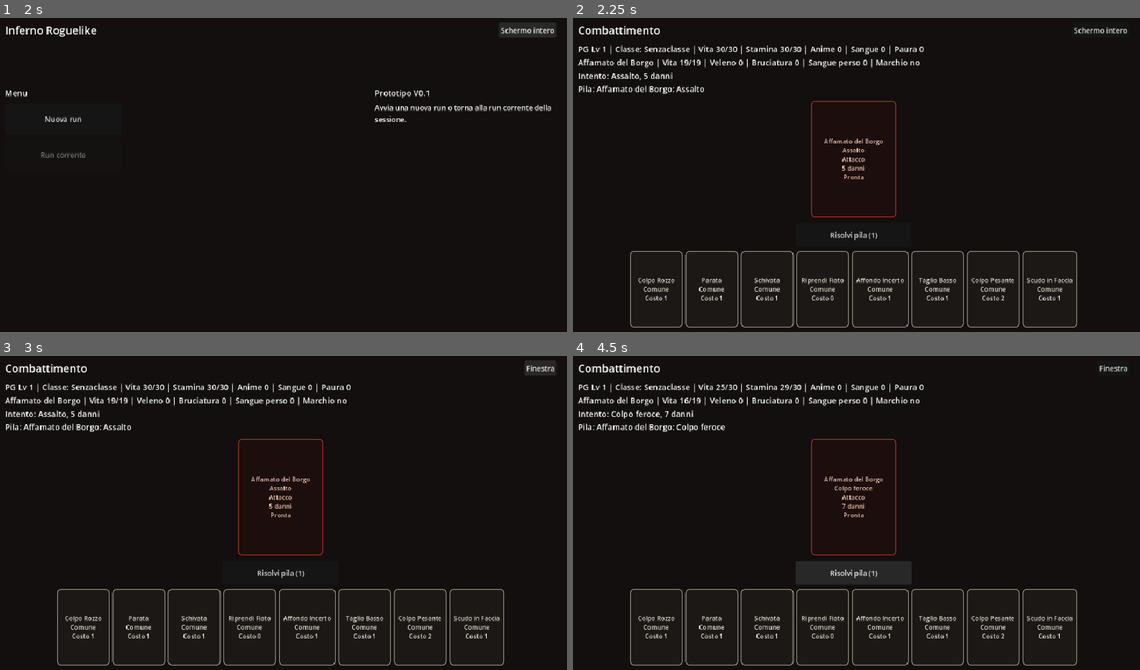
Above: before the commit, frames 1-4 (two rows, left to right).
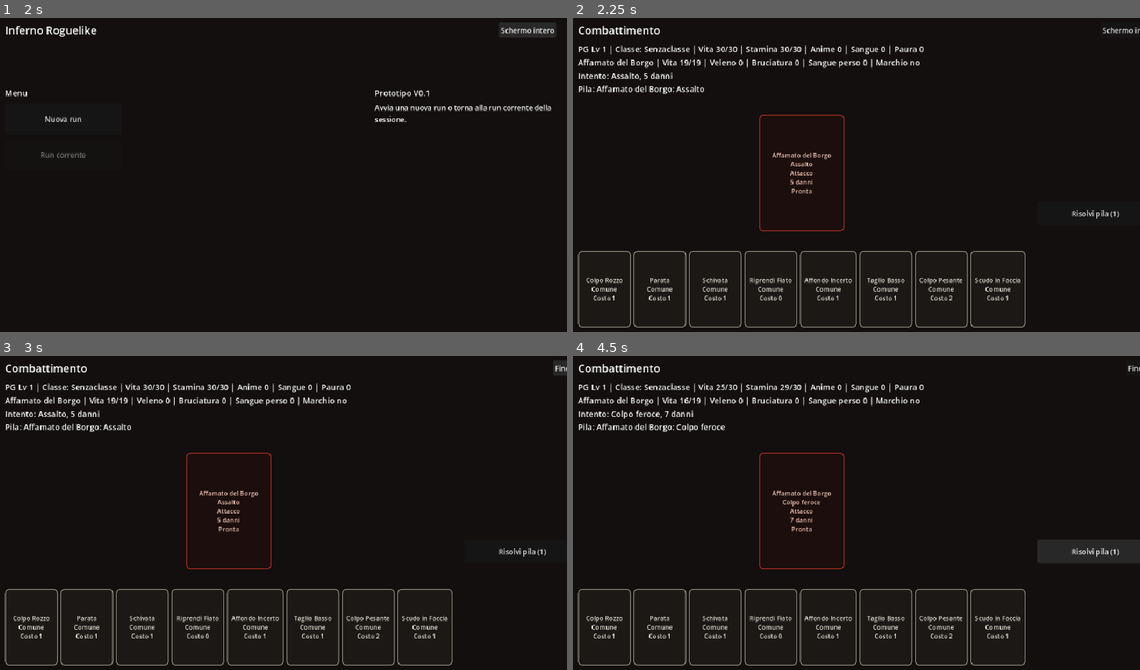
Above: after the commit, the same moments.

Repository: Chivas1504/Gioco
Game: Godot game, scene res://scenes/main.tscn
The game is run twice, just before and just after one commit, with the same random seed, the same clock (stepped at 60 frames per second) and the same inputs.
Inputs:
- Up to frame 1 (2 s): click "Schermo intero" at 0.5 s; click "Finestra" at 1.25 s
- Up to frame 2 (2.25 s): click "Nuova run" at 2 s
- Up to frame 3 (3 s): click "Schermo intero" at 2.75 s
- Up to frame 4 (4.5 s): click "Colpo Rozzo Comune Costo 1" at 3.5 s; click "Risolvi pila (3)" at 4.25 s

Frame 1 is identical in both runs. In frame 2, 4.2% of the frame differs, in the area x 0-100%, y 2-99%; in frame 3, 4.4%; in frame 4, 6.7%.

Commit message:
Sistema layout carte e azioni combat

Diff:
--- a/scripts/main.gd
+++ b/scripts/main.gd
@@ -37,6 +37,7 @@
 var cards_title: Label
 var card_grid: GridContainer
 var hand_spacer: Control
+var combat_action_panel: VBoxContainer
 var safe_panel: VBoxContainer
 var action_scroll: ScrollContainer
 var end_intent_button: Button
@@ -141,14 +142,6 @@
 	hand_spacer.size_flags_vertical = Control.SIZE_EXPAND_FILL
 	left_column.add_child(hand_spacer)
 
-	end_intent_button = Button.new()
-	end_intent_button.text = "Risolvi intento nemico"
-	end_intent_button.custom_minimum_size = Vector2(260, 52)
-	end_intent_button.size_flags_horizontal = Control.SIZE_SHRINK_CENTER
-	end_intent_button.visible = false
-	end_intent_button.pressed.connect(_on_end_intent_pressed)
-	left_column.add_child(end_intent_button)
-
 	card_grid = GridContainer.new()
 	card_grid.columns = 4
 	card_grid.size_flags_horizontal = Control.SIZE_EXPAND_FILL
@@ -156,6 +149,22 @@
 	card_grid.add_theme_constant_override("h_separation", 10)
 	card_grid.add_theme_constant_override("v_separation", 10)
 	left_column.add_child(card_grid)
+
+	combat_action_panel = VBoxContainer.new()
+	combat_action_panel.custom_minimum_size = Vector2(280, 0)
+	combat_action_panel.size_flags_horizontal = Control.SIZE_SHRINK_CENTER
+	combat_action_panel.size_flags_vertical = Control.SIZE_EXPAND_FILL
+	combat_action_panel.alignment = BoxContainer.ALIGNMENT_CENTER
+	combat_action_panel.visible = false
+	content_row.add_child(combat_action_panel)
+
+	end_intent_button = Button.new()
+	end_intent_button.text = "Risolvi intento nemico"
+	end_intent_button.custom_minimum_size = Vector2(260, 52)
+	end_intent_button.size_flags_horizontal = Control.SIZE_SHRINK_CENTER
+	end_intent_button.visible = false
+	end_intent_button.pressed.connect(_on_end_intent_pressed)
+	combat_action_panel.add_child(end_intent_button)
 
 	action_scroll = ScrollContainer.new()
 	action_scroll.custom_minimum_size = Vector2(300, 0)
@@ -261,6 +270,7 @@
 	_clear_card_preview()
 	if screen_mode == SCREEN_MENU:
 		hand_spacer.visible = false
+		combat_action_panel.visible = false
 		end_intent_button.visible = false
 		log_label.visible = true
 		action_scroll.visible = true
@@ -311,6 +321,7 @@
 	if screen_mode == SCREEN_SAFE:
 		screen_title.text = "Falò / Shop"
 		hand_spacer.visible = false
+		combat_action_panel.visible = false
 		end_intent_button.visible = false
 		cards_title.visible = false
 		action_scroll.visible = false
@@ -319,6 +330,7 @@
 	elif screen_mode == SCREEN_REWARD:
 		screen_title.text = "Ricompensa"
 		hand_spacer.visible = false
+		combat_action_panel.visible = false
 		end_intent_button.visible = false
 		cards_title.visible = false
 		action_scroll.visible = false
@@ -327,6 +339,7 @@
 	else:
 		screen_title.text = "Combattimento"
 		hand_spacer.visible = true
+		combat_action_panel.visible = true
 		end_intent_button.visible = true
 		end_intent_button.disabled = combat_state.ended
 		if combat_state.has_staged_cards():
@@ -348,6 +361,7 @@
 	player_label.text = ""
 	enemy_label.text = ""
 	intent_label.text = ""
+	combat_action_panel.visible = false
 	cards_title.visible = true
 	end_intent_button.visible = false
 	cards_title.text = "Menu"
@@ -543,18 +557,26 @@
 	reward_scroll.horizontal_scroll_mode = 0
 	popup_content.add_child(reward_scroll)
 
+	var reward_center = CenterContainer.new()
+	reward_center.size_flags_horizontal = Control.SIZE_EXPAND_FILL
+	reward_center.size_flags_vertical = Control.SIZE_EXPAND_FILL
+	reward_scroll.add_child(reward_center)
+
 	var reward_grid = GridContainer.new()
 	reward_grid.columns = CARD_GRID_COLUMNS
 	reward_grid.size_flags_horizontal = Control.SIZE_SHRINK_CENTER
-	reward_grid.add_theme_constant_override("h_separation", 12)
-	reward_grid.add_theme_constant_override("v_separation", 12)
-	reward_scroll.add_child(reward_grid)
+	reward_grid.size_flags_vertical = Control.SIZE_SHRINK_CENTER
+	reward_grid.add_theme_constant_override("h_separation", 28)
+	reward_grid.add_theme_constant_override("v_separation", 24)
+	reward_center.add_child(reward_grid)
 
 	for card_id in reward_offers:
 		var card = GameDatabase.get_card(card_id)
 		var reward_button = Button.new()
 		reward_button.custom_minimum_size = Vector2(CARD_WIDTH, CARD_HEIGHT)
+		reward_button.size = Vector2(CARD_WIDTH, CARD_HEIGHT)
 		reward_button.size_flags_horizontal = Control.SIZE_SHRINK_CENTER
+		reward_button.size_flags_vertical = Control.SIZE_SHRINK_CENTER
 		reward_button.text = _get_card_display_text(card_id, "ricompensa", "Scegli")
 		reward_button.disabled = reward_card_claimed
 		_apply_card_button_style(reward_button, card)
